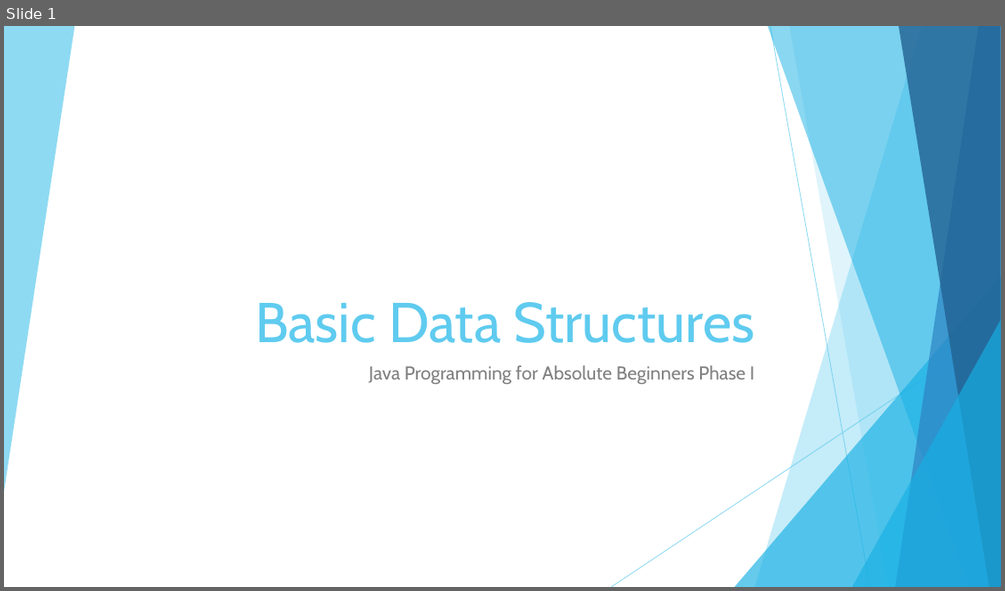
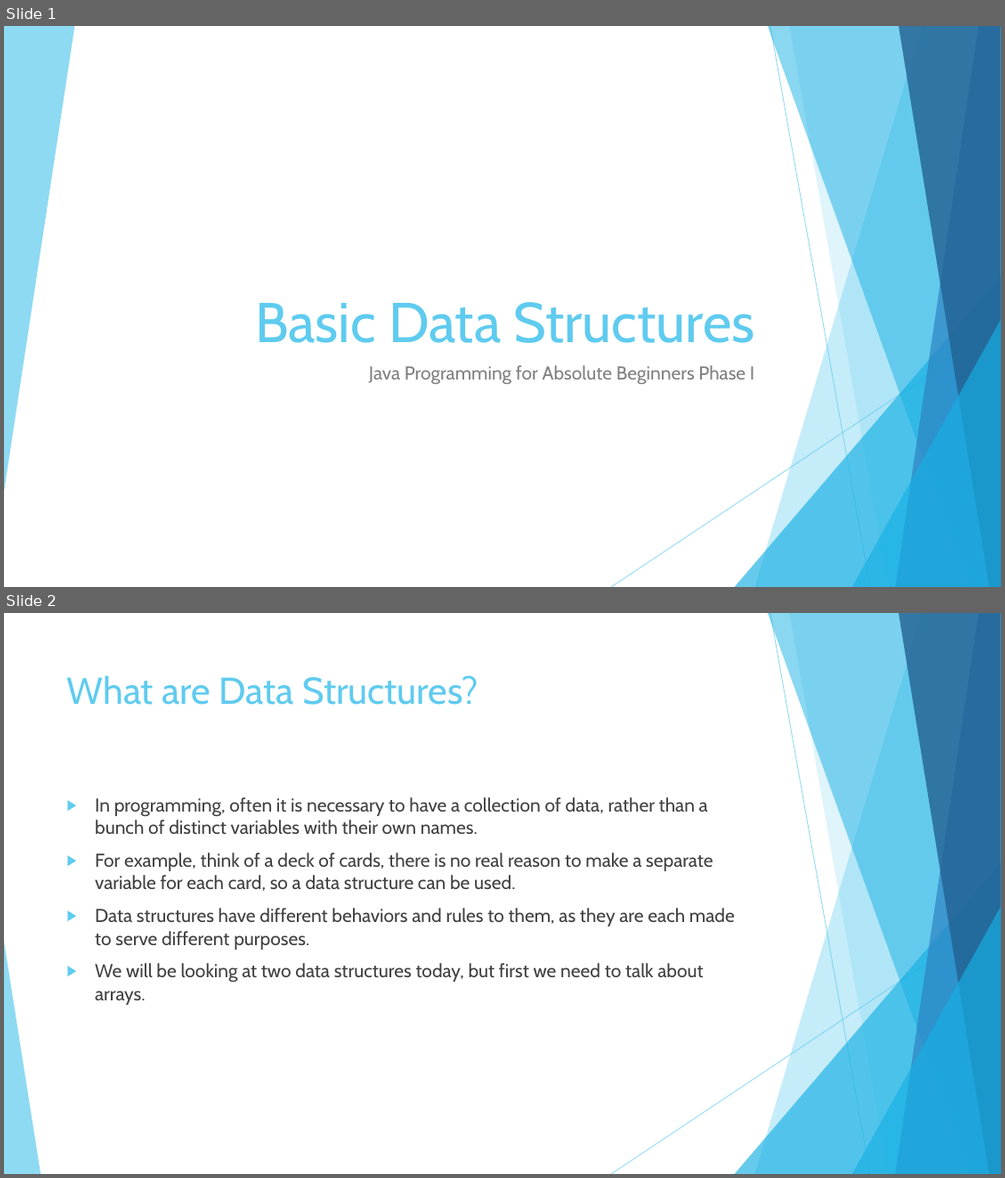
Before and after one commit to JoseRivas1998/Java-Game-Development-For-Absolute-Beginners, a slide deck: Slides/Lesson1.5.pptx. Shown one above the other, each under a label of ours: slide 1 before the commit, slides 1 and 2 after it. The pictures are 1005x591 and 1005x1178 pixels, drawn with LibreOffice and Linux fonts; fonts in the diff are those of the drawing. Boxes give left, top, right and bottom in pixels: in the first picture for what was removed or moved away, otherwise in the second. Text is boxed around its words. In the diff, an @@ line names an element or a change of style, - is before the commit and + after.

```diff
--- a/Slides/Lesson1.5.pptx
+++ b/Slides/Lesson1.5.pptx
@@ slide 2 added at box(4, 613, 1001, 1174), background #FFFFFF; not listed: 9 template elements that a slide beside it also shows @@
@@ title added at box(67, 675, 478, 705), 36 pt, text #5FCBEF @@
+What are Data Structures?
@@ text added at box(95, 797, 735, 1005), 18 pt, text #404040 @@
+▶ In programming, often it is necessary to have a collection of data, rather than a bunch of distinct variables with their own names.
+▶ For example, think of a deck of cards, there is no real reason to make a separate variable for each card, so a data structure can be used.
+▶ Data structures have different behaviors and rules to them, as they are each made to serve different purposes.
+▶ We will be looking at two data structures today, but first we need to talk about arrays.
@@ triangle added at box(4, 941, 40, 1174), fill #5FCBEF at 70% opacity @@
```
Also in this commit, not shown: 9 other slides added, 11 other files.
